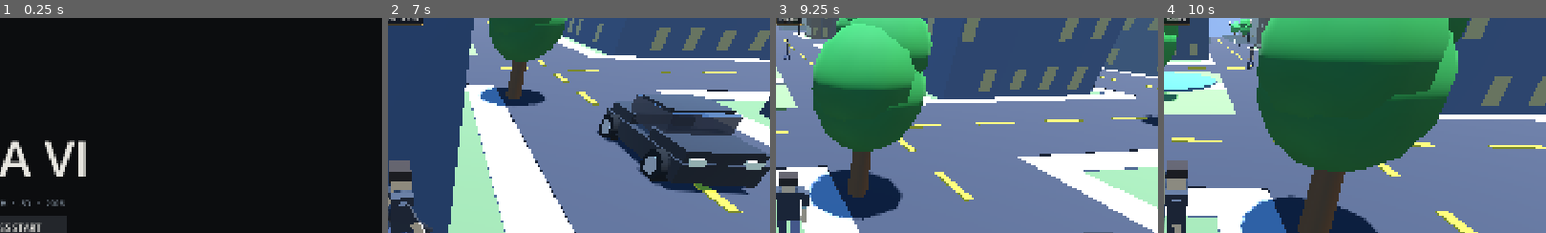
Above: before the commit, frames 1-4 (left to right).
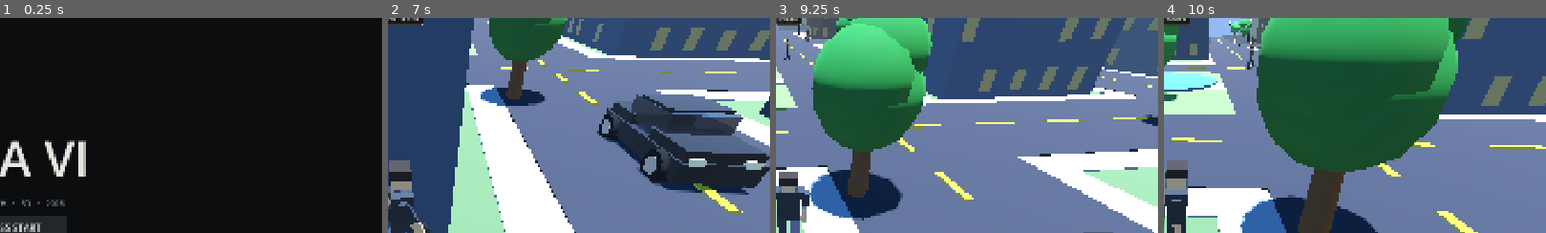
Above: after the commit, the same moments.

Repository: mehulkapadia5/open-theft-auto
Game: Godot game, scene res://scenes/main.tscn
The game is run twice, just before and just after one commit, with the same random seed, the same clock (stepped at 60 frames per second) and the same inputs.
Inputs (mouse positions are % of the whole screen's width and height, from its top left):
- Up to frame 1 (0.25 s): no input
- Up to frame 2 (7 s): click "PRESS START" at 0.5 s; tap Enter at 1.25 s; move the mouse to (55, 50) at 1.27 s; hold W 1.28-6.53 s; tap F at 1.35 s; click (55, 50) at 1.42 s; tap Space at 1.52, 2.27, 3.77, 4.52, 5.27, 6.77 s; move the mouse to (45, 50) at 2.02 s; tap Q at 2.1 s; move the mouse to (52, 48) at 2.77 s; tap Tab at 2.85 s; move the mouse to (49, 52) at 3.52 s; tap Z at 3.6 s; click (49, 52) at 3.67 s; move the mouse to (57, 51) at 4.27 s; tap R at 4.35 s; move the mouse to (42, 49) at 5.02 s; tap M at 5.1 s; move the mouse to (51, 50) at 5.77 s; tap 1 at 5.85 s; click (51, 50) at 5.92 s; move the mouse to (46, 48) at 6.52 s; hold D from 6.53 s (still down); tap 9 at 6.6 s
- Up to frame 3 (9.25 s): move the mouse to (55, 50) at 7.27 s; release D at 7.28 s; hold W from 7.28 s (still down); tap Shift at 7.35 s; tap Space at 7.52, 8.27 s; move the mouse to (45, 50) at 8.02 s; tap F at 8.1 s; click (45, 50) at 8.17 s; move the mouse to (52, 48) at 8.77 s; tap Q at 8.85 s
- Up to frame 4 (10 s): move the mouse to (49, 52) at 9.52 s; release W at 9.53 s; hold A from 9.53 s (still down); tap Tab at 9.6 s; tap Space at 9.77 s
The pictures show only the part of the screen within x 48-98%, y 8-58%; the shares and areas given below are measured in that part.

Frames 1-2 are identical in both runs. In frame 3, less than 0.1% of the frame differs, in the area x 2-9%, y 4-19%; in frame 4, less than 0.1%.

Commit message:
Add female pedestrian variants
Human.build() gains a `female` option that builds a narrower frame with
an A-line skirt and long hair. NPCs now spawn as a roughly even mix of
male and female pedestrians.

Co-Authored-By: Claude Opus 4.7 (1M context) <noreply@anthropic.com>

Diff:
--- a/scripts/game.gd
+++ b/scripts/game.gd
@@ -1313,7 +1313,7 @@
 		if world.collides_at(x, z, 1.0):
 			continue
 		var node := Human.build(NPC_SKINS.pick_random(), NPC_SHIRTS.pick_random(),
-			NPC_PANTS.pick_random(), NPC_HAIR.pick_random())
+			NPC_PANTS.pick_random(), NPC_HAIR.pick_random(), -1, randf() < 0.5)
 		node.position = Vector3(x, 0, z)
 		add_child(node)
 		npcs.append({
--- a/scripts/human.gd
+++ b/scripts/human.gd
@@ -2,7 +2,7 @@
 ## Builds the blocky humanoid used for the player, NPCs and cops.
 ## Returns a Node3D; limb sub-groups are stored in meta "limbs" for walk animation.
 
-static func build(skin: int, shirt: int, pants := 0x2a2a3a, hair := 0x2a1a08, hat := -1) -> Node3D:
+static func build(skin: int, shirt: int, pants := 0x2a2a3a, hair := 0x2a1a08, hat := -1, female := false) -> Node3D:
 	var g := Node3D.new()
 	var skin_m := Build.mat(Build.hex(skin), 0.65)
 	var shirt_m := Build.mat(Build.hex(shirt), 0.75)
@@ -11,12 +11,18 @@
 	var shoe_m := Build.mat(Build.hex(0x111111), 0.5)
 	var eye_m := Build.mat(Build.hex(0x0a0a0a), 0.3)
 
-	var torso := Build.box(0.55, 0.7, 0.32, shirt_m)
+	var torso_w := 0.46 if female else 0.55
+	var torso := Build.box(torso_w, 0.7, 0.3 if female else 0.32, shirt_m)
 	torso.position.y = 1.35
 	g.add_child(torso)
-	var shoulders := Build.box(0.74, 0.18, 0.36, shirt_m)
+	var shoulders := Build.box(0.6 if female else 0.74, 0.18, 0.34 if female else 0.36, shirt_m)
 	shoulders.position.y = 1.69
 	g.add_child(shoulders)
+	if female:
+		# A-line skirt over the hips
+		var skirt := Build.box(torso_w + 0.2, 0.3, 0.36, pants_m)
+		skirt.position.y = 0.92
+		g.add_child(skirt)
 	var neck := Build.cyl(0.09, 0.1, 0.14, 8, skin_m)
 	neck.position.y = 1.78
 	g.add_child(neck)
@@ -29,6 +35,11 @@
 	var hair_box := Build.box(0.36, 0.18, 0.34, hair_m)
 	hair_box.position = Vector3(0, 0.13, -0.02)
 	head_g.add_child(hair_box)
+	if female:
+		# Long hair flowing down the back
+		var long_hair := Build.box(0.38, 0.52, 0.16, hair_m)
+		long_hair.position = Vector3(0, -0.16, -0.17)
+		head_g.add_child(long_hair)
 	for ex in [-0.07, 0.07]:
 		var eye := Build.box(0.045, 0.045, 0.02, eye_m)
 		eye.position = Vector3(ex, 0.02, 0.16)
@@ -46,6 +57,12 @@
 	var arm_r := _arm(1, shirt_m, skin_m)
 	var leg_l := _leg(-1, pants_m, shoe_m)
 	var leg_r := _leg(1, pants_m, shoe_m)
+	if female:
+		# Narrower frame — pull the arms and legs inward.
+		arm_l.position.x = -0.33
+		arm_r.position.x = 0.33
+		leg_l.position.x = -0.12
+		leg_r.position.x = 0.12
 	g.add_child(arm_l)
 	g.add_child(arm_r)
 	g.add_child(leg_l)
